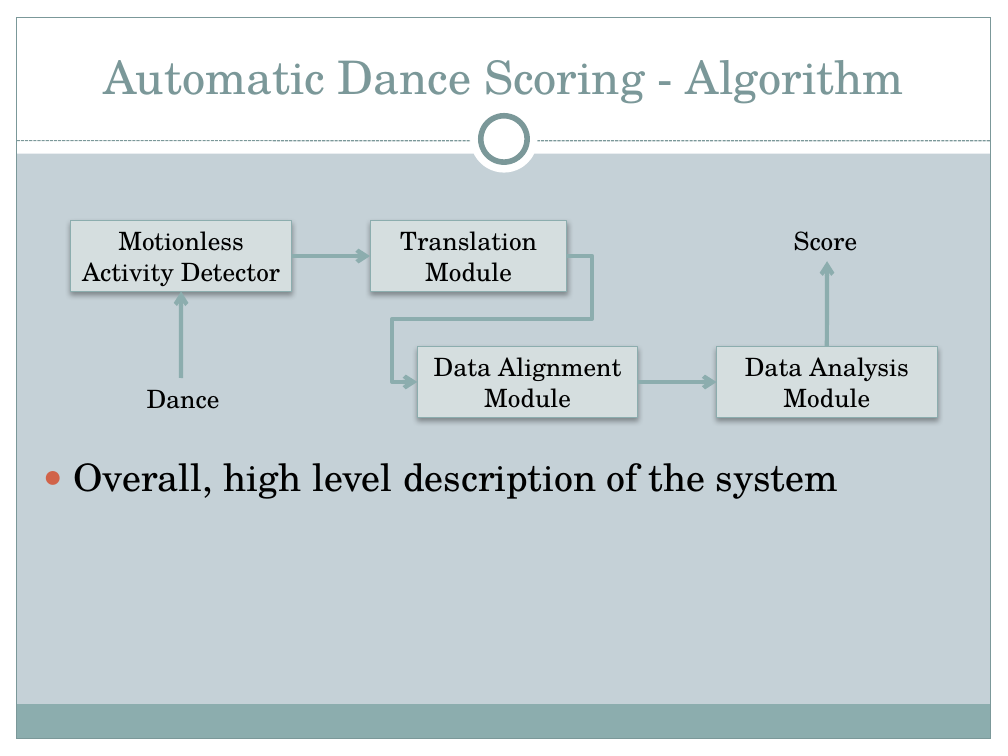
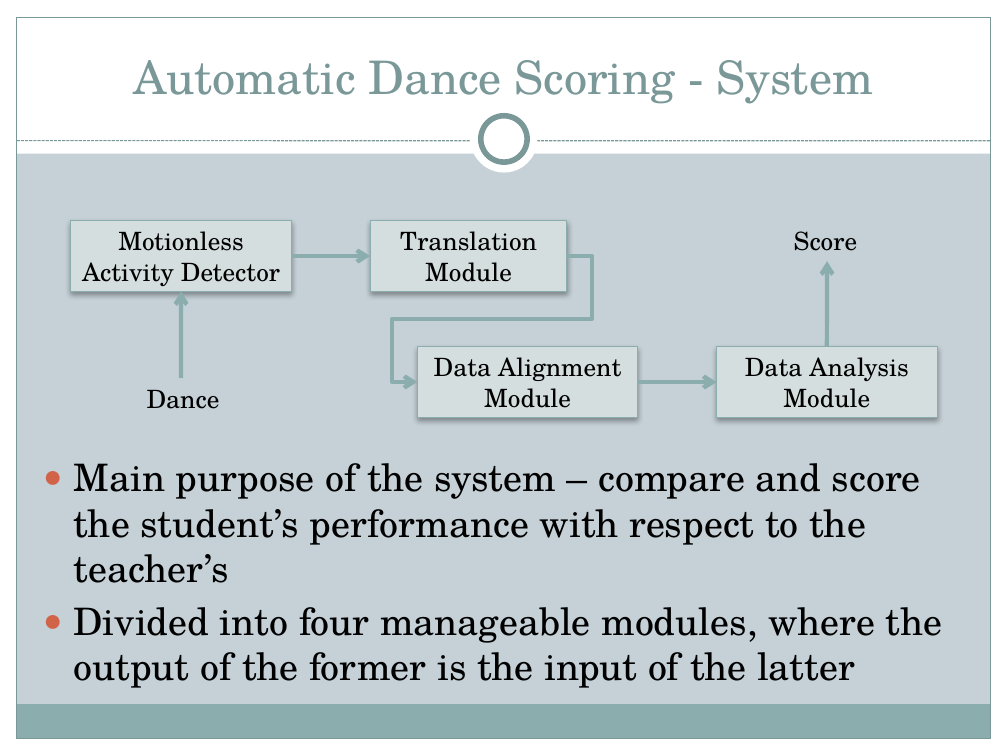
Before and after one commit to Marman1337/KinectProject, a slide deck: slide 7 of Presentation/Computerized Dance Classroom.pptx (slide 10 before the commit). Drawn at 1008x756 pixels with LibreOffice and Linux fonts; fonts in the diff are those of the drawing. Boxes give left, top, right and bottom in pixels: in the first picture for what was removed or moved away, otherwise in the second. Text is boxed around its words. In the diff, an @@ line names an element or a change of style, - is before the commit and + after.

Commit message:
presentation

```diff
--- a/Presentation/Computerized Dance Classroom.pptx
+++ b/Presentation/Computerized Dance Classroom.pptx
@@ title at (134, 60, 874, 104): text changed @@
-Automatic Dance Scoring - Algorithm
+Automatic Dance Scoring - System
@@ text at (73, 463, 943, 688): text changed @@
-● Overall, high level description of the system
+● Main purpose of the system – compare and score the student’s performance with respect to the teacher’s
+● Divided into four manageable modules, where the output of the former is the input of the latter
```
Also in this commit, not shown: 5 other slides changed, 4 slides added, 1 slide removed.
